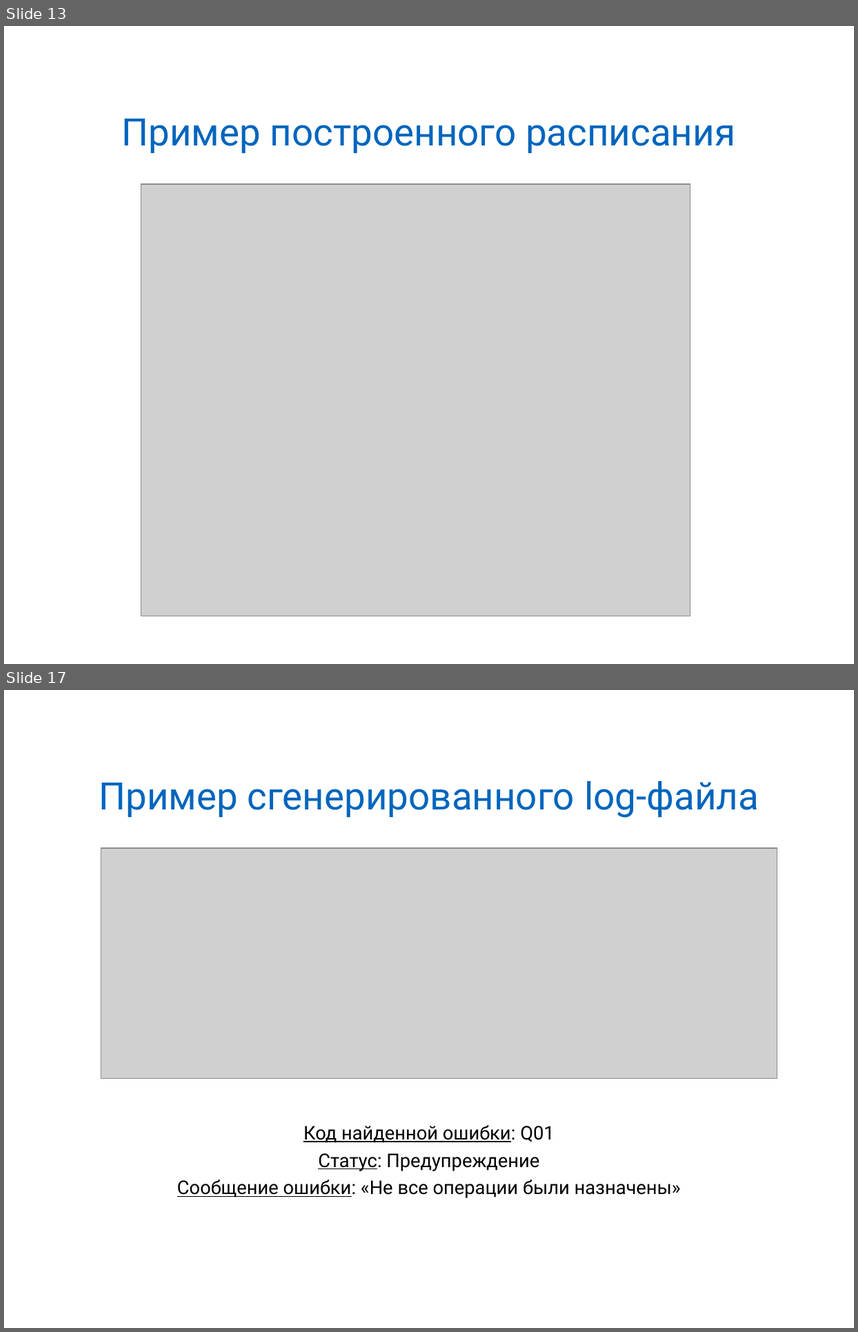
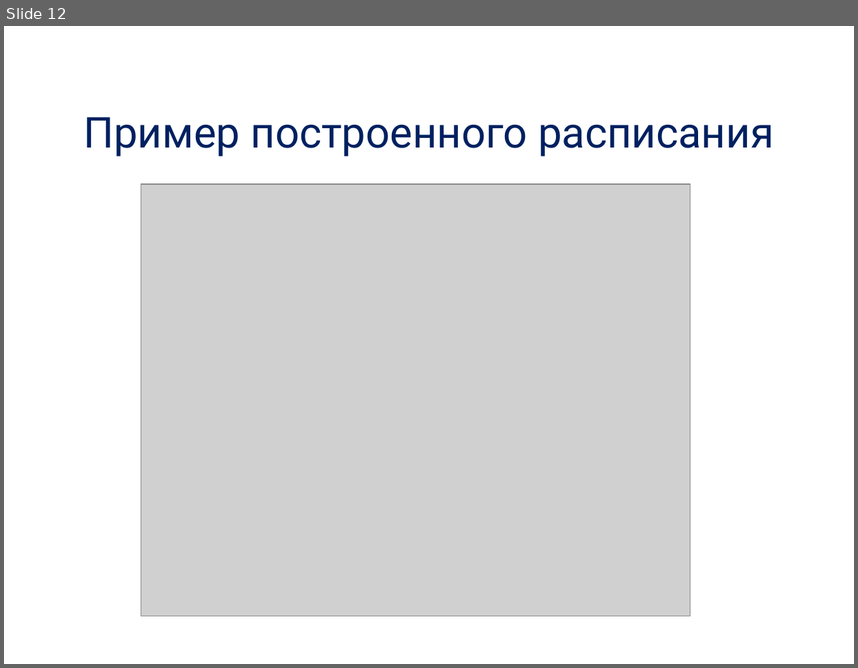
Before and after one commit to alexdegtev/SchedulerTask, a slide deck: Docs/presentation.ppt. Shown one above the other, each under a label of ours: slides 13 and 17 before the commit, slide 12 after it; the slides between them are not shown. The pictures are 858x1332 and 858x668 pixels, drawn with LibreOffice and Linux fonts; fonts in the diff are those of the drawing; grey boxes stand for pictures; background and template pictures are left out. Boxes give left, top, right and bottom in pixels: in the first picture for what was removed or moved away, otherwise in the second. Text is boxed around its words. In the diff, an @@ line names an element or a change of style, - is before the commit and + after.

```diff
--- a/Docs/presentation.ppt
+++ b/Docs/presentation.ppt
@@ slide 17 removed at bbox=[4, 690, 854, 1328], background picture (left out) @@
@@ title removed at bbox=[99, 781, 759, 818] @@
-Пример сгенерированного log-файла
@@ picture removed at bbox=[101, 848, 777, 1078] @@
@@ text removed at bbox=[177, 1125, 681, 1198] @@
-Код найденной ошибки: Q01
-Статус: Предупреждение
-Сообщение ошибки: «Не все операции были назначены»
@@ what was slide 13 is now slide 12 @@
@@ slide 12 changed as well @@
@@ title "Пример построенного расписания" at bbox=[83, 117, 774, 156]: size 32 to 36 pt, text colour #0065BD to #002060 @@
```
Also in this commit, not shown: 16 slides added, 19 other slides removed.
